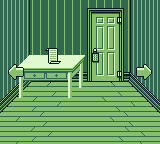
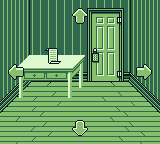
Two versions of the same layered image (160x144). Layer-by-layer changes:
painted on "Arrows" over [72, 8, 88, 136]
